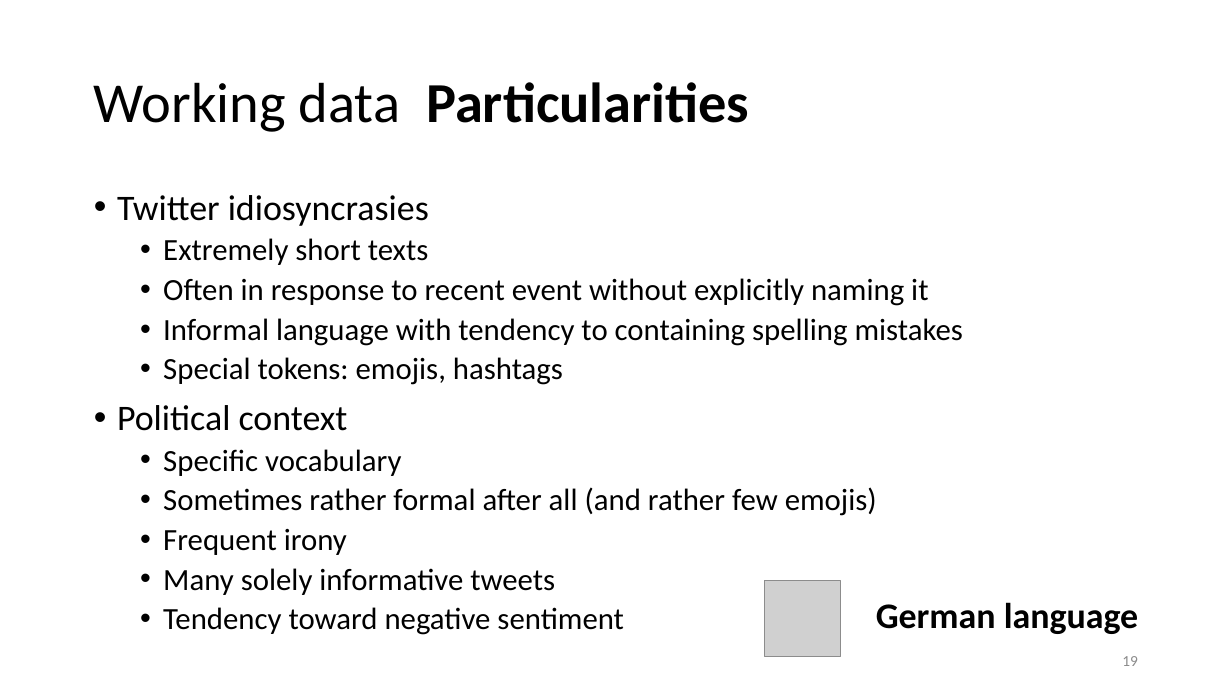
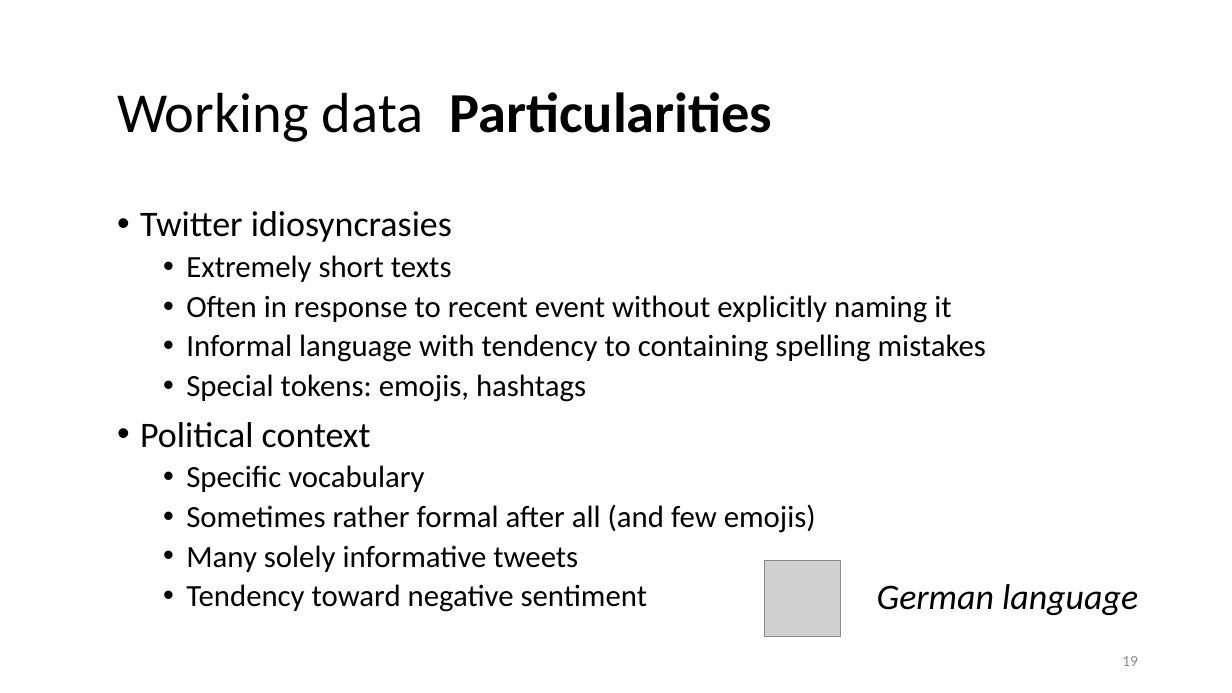
Before and after one commit to lisa-wm/consulting, a slide deck: slide 19 of 5_seminar/Contents_Part_01/Präsentation_Teil1.pptx. Drawn at 1232x693 pixels with LibreOffice and Linux fonts; fonts in the diff are those of the drawing; grey boxes stand for pictures. Boxes give left, top, right and bottom in pixels: in the first picture for what was removed or moved away, otherwise in the second. Text is boxed around its words. In the diff, an @@ line names an element or a change of style, - is before the commit and + after.

```diff
--- a/5_seminar/Contents_Part_01/Präsentation_Teil1.pptx
+++ b/5_seminar/Contents_Part_01/Präsentation_Teil1.pptx
@@ title "Working data Particularities" moved from (x1=94, y1=82, x2=749, y2=132) to (x1=117, y1=92, x2=772, y2=142) @@
@@ text "Twitter idiosyncrasies" moved from (x1=117, y1=195, x2=963, y2=635) to (x1=140, y1=211, x2=986, y2=612) @@
@@ text at (x1=186, y1=504, x2=816, y2=533): text changed @@
-  • Sometimes rather formal after all (and rather few emojis)
-  • Frequent irony
+  • Sometimes rather formal after all (and few emojis)
@@ text "German language" moved from (x1=876, y1=602, x2=1139, y2=634) to (x1=877, y1=584, x2=1138, y2=615) @@
@@ text "German language" at (x1=877, y1=584, x2=1138, y2=615): bold off, italic on @@
@@ picture moved from (x1=764, y1=580, x2=840, y2=656) to (x1=764, y1=560, x2=840, y2=636) @@
```
Also in this commit, not shown: 34 other slides changed, 9 other files.
